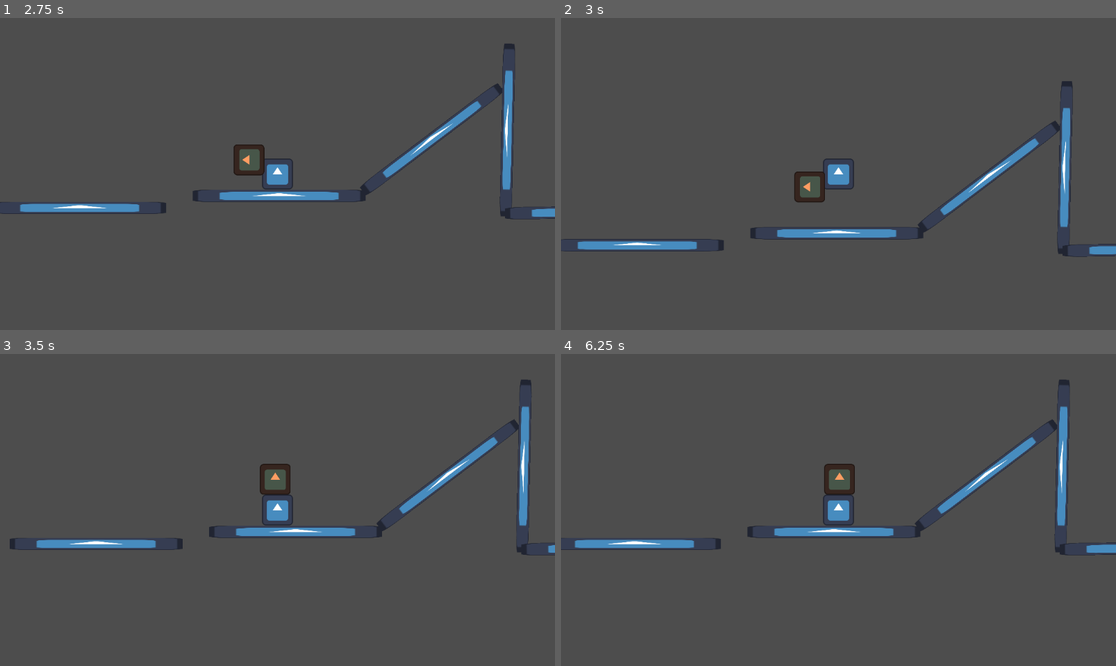
Above: before the commit, frames 1-4 (two rows, left to right).
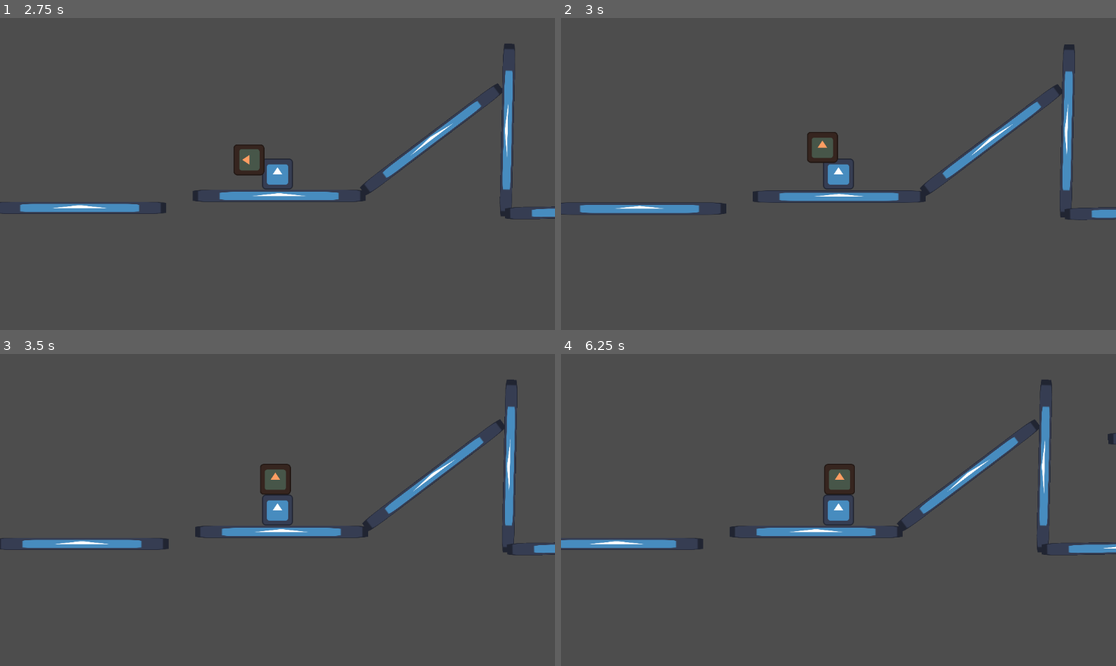
Above: after the commit, the same moments.

Repository: IncrediblyCreativeUsername/Team-Indecisive-Cutthroat-2026
Game: Godot game, scene res://UI/MainMenu.tscn
Two runs of this game, one before a commit and one after it. Both use one fixed random seed, a clock stepped at 60 frames per second and the inputs below. The engine's default icon, where the game draws it, is replaced by a stand-in: a white triangle on a blue panel in a dark square.
Inputs (mouse positions are in pixels of both pictures, inside the frame that each line leads up to):
- Up to frame 1 (2.75 s): click "Play" at 0.5 s; move the mouse to (399, 158) at 1.27 s; hold W (JUMP) 1.28-2.03 s; hold D (MOVE_RIGHT) from 1.28 s (still down); move the mouse to (166, 189) at 2.02 s; click (166, 189) at 2.1 s; tap W (JUMP) at 2.27, 2.3, 2.57 s
- Up to frame 2 (3 s): move the mouse to (894, 105) at 2.77 s; release D (MOVE_RIGHT) at 2.78 s; hold A (MOVE_LEFT) from 2.78 s (still down); hold W (JUMP) from 2.78 s (still down)
- Up to frame 3 (3.5 s): keep holding A (MOVE_LEFT); keep holding W (JUMP)
- Up to frame 4 (6.25 s): move the mouse to (810, 572) at 3.52 s; release A (MOVE_LEFT) at 3.53 s; release W (JUMP) at 3.53 s; hold D (MOVE_RIGHT) 3.53-5.03 s; click (810, 572) at 3.6 s; tap W (JUMP) at 3.77, 3.8, 4.07, 5.27, 5.3, 5.57 s; move the mouse to (1005, 556) at 4.27 s; hold W (JUMP) 4.28-5.03 s; move the mouse to (672, 463) at 5.02 s; hold A (MOVE_LEFT) 5.03-5.78 s; click (672, 463) at 5.1 s; move the mouse to (866, 510) at 5.77 s; hold D (MOVE_RIGHT) from 5.78 s (still down); hold W (JUMP) from 5.78 s (still down)

Frame 1 is identical in both runs. In frame 2, 6.4% of the frame differs, in the area x 0-100%, y 8-77%; in frame 3, 3.7%; in frame 4, 3.9%.

Commit message:
Can no longer jump while grappling

Diff:
--- a/Player/player.gd
+++ b/Player/player.gd
@@ -38,7 +38,7 @@
 		coyoteTimer -= 1
 
 	#Y movement
-	if Input.is_action_pressed("JUMP") && !tongueExtending:
+	if Input.is_action_pressed("JUMP") && !tongueExtending && !isGrappling:
 		#base jump force
 		if is_on_floor() or coyoteTimer > 0:
 			coyoteTimer = 0
@@ -99,6 +99,7 @@
 			grabbedObject.grabbed(global_position)
 		#grapple otherwise
 		else:
+			velocity.y = 0
 			velocity = Vector2(tongueForce/get_process_delta_time(), 0).rotated(tonguePivot.rotation)
 			grappleTimer = grappleTime
 			isGrappling = true
